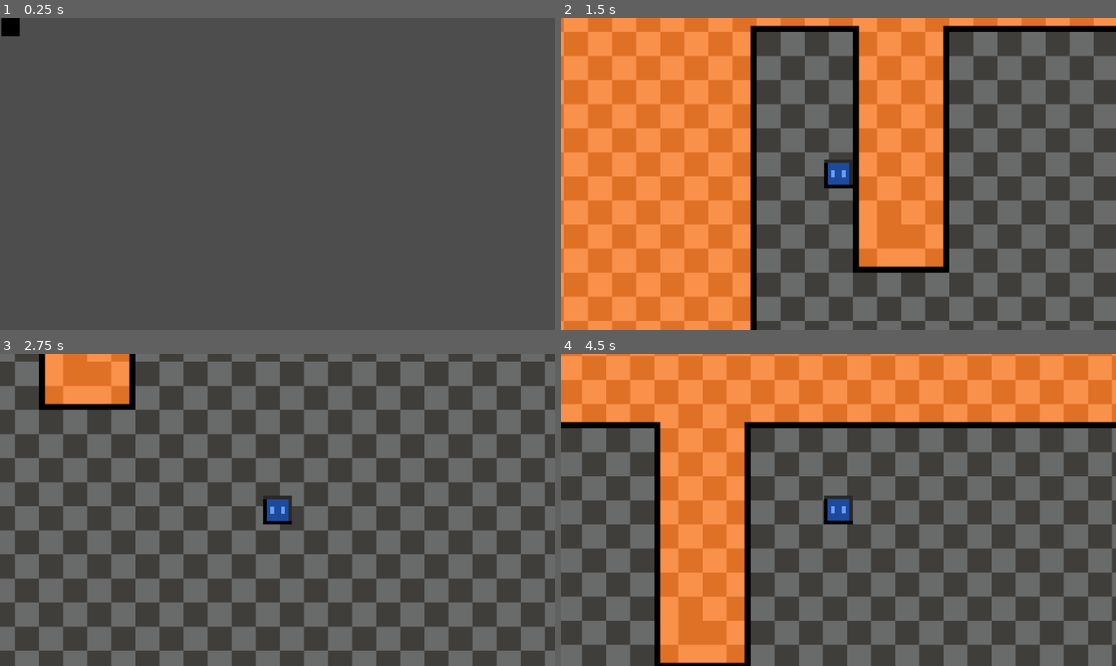
Above: before the commit, frames 1-4 (two rows, left to right).
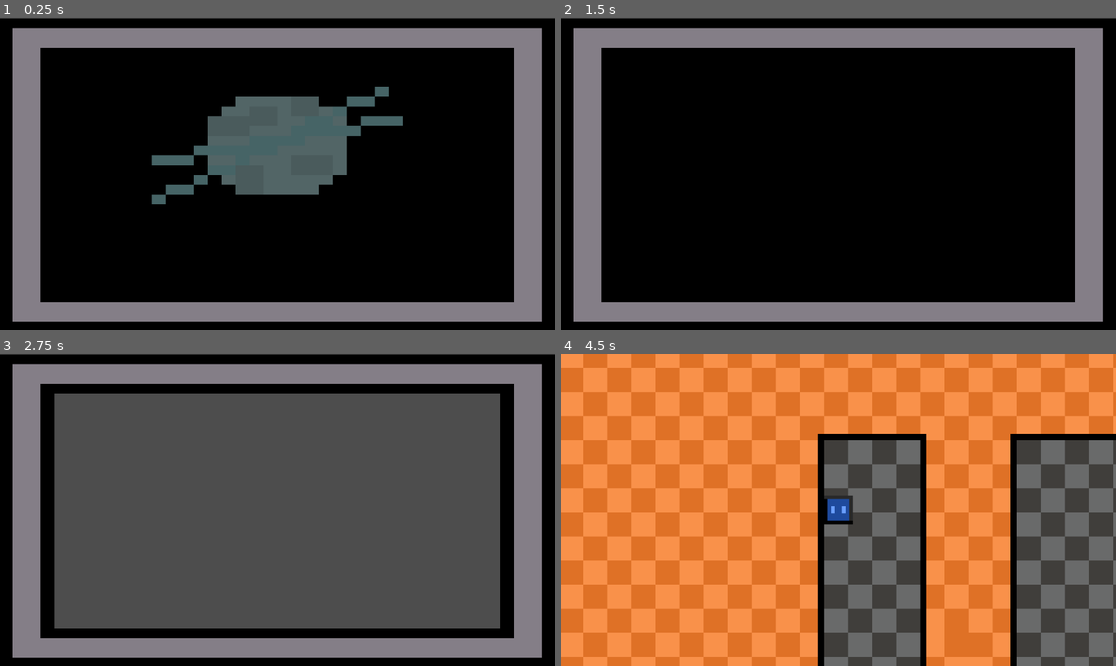
Above: after the commit, the same moments.

Repository: TheFarawayDev/Pixelgeist
Game: Godot game, scene res://Scenes/MainMenu.tscn
Same seed, same stepped clock (60 frames per second), same inputs: the game is played once before the commit and once after it. Before the commit the project starts from res://Scenes/startscreen.tscn. Video files are missing from this copy of the repository; at most half a second of black plays in their place.
Inputs (mouse positions are in pixels of both pictures, inside the frame that each line leads up to):
- Up to frame 1 (0.25 s): no input
- Up to frame 2 (1.5 s): tap Enter at 0.5 s; hold Right (right) 0.53-1.28 s; hold S (down) from 1.28 s (still down)
- Up to frame 3 (2.75 s): release S (down) at 2.03 s; hold Right (right) from 2.03 s (still down)
- Up to frame 4 (4.5 s): release Right (right) at 2.78 s; hold Up (up) 2.78-3.5 s; click (988, 428) at 3.5 s, where only the run after the commit has a clickable "Singleplayer"; tap Space at 4.25 s; hold Left (left) from 4.28 s (still down)

The runs differ from the first frame. In frame 1, 97% of the frame differs, in the area x 0-100%, y 0-100%; in frame 2, 97%; in frame 3, 68%; in frame 4, 69%.

Commit message:
Updated Menu System

Diff:
--- /dev/null
+++ b/pixelgeist/Scenes/MainMenu.tscn
@@ -0,0 +1,117 @@
+[gd_scene load_steps=8 format=3 uid="uid://bywje4k1odhra"]
+
+[ext_resource type="Script" uid="uid://16jtyj104vec" path="res://Scenes/startscreen.gd" id="1_0m81h"]
+[ext_resource type="Texture2D" uid="uid://b7ntks8fosdbl" path="res://Assets/TvMenus.png" id="2_8saeu"]
+[ext_resource type="VideoStream" uid="uid://d1pkxiyoyci31" path="res://Assets/Random/placeholdermenu.ogv" id="3_ghw46"]
+
+[sub_resource type="AtlasTexture" id="AtlasTexture_df05h"]
+atlas = ExtResource("2_8saeu")
+region = Rect2(0, 0, 40, 32)
+
+[sub_resource type="AtlasTexture" id="AtlasTexture_8um5k"]
+atlas = ExtResource("2_8saeu")
+region = Rect2(40, 0, 40, 32)
+
+[sub_resource type="AtlasTexture" id="AtlasTexture_xim88"]
+atlas = ExtResource("2_8saeu")
+region = Rect2(80, 0, 40, 32)
+
+[sub_resource type="SpriteFrames" id="SpriteFrames_koqhg"]
+animations = [{
+"frames": [{
+"duration": 1.0,
+"texture": SubResource("AtlasTexture_df05h")
+}, {
+"duration": 1.0,
+"texture": SubResource("AtlasTexture_8um5k")
+}, {
+"duration": 1.0,
+"texture": SubResource("AtlasTexture_xim88")
+}],
+"loop": false,
+"name": &"default",
+"speed": 1.0
+}]
+
+[node name="Control" type="Control"]
+layout_mode = 3
+anchors_preset = 15
+anchor_right = 1.0
+anchor_bottom = 1.0
+grow_horizontal = 2
+grow_vertical = 2
+script = ExtResource("1_0m81h")
+
+[node name="AnimatedSprite2D" type="AnimatedSprite2D" parent="."]
+position = Vector2(575.5, 326)
+scale = Vector2(28.925, 20.3125)
+sprite_frames = SubResource("SpriteFrames_koqhg")
+frame = 2
+frame_progress = 1.0
+
+[node name="VideoStreamPlayer" type="VideoStreamPlayer" parent="."]
+layout_mode = 1
+anchors_preset = -1
+anchor_right = 1.0
+anchor_bottom = 1.0
+offset_left = 115.0
+offset_top = 79.0
+offset_right = 506.33337
+offset_bottom = 244.33337
+scale = Vector2(0.6, 0.6)
+stream = ExtResource("3_ghw46")
+autoplay = true
+paused = true
+expand = true
+loop = true
+
+[node name="Singleplayer" type="Button" parent="."]
+layout_mode = 0
+offset_left = 763.0
+offset_top = 109.0
+offset_right = 1010.0
+offset_bottom = 200.0
+text = "Singleplayer"
+
+[node name="Multiplayer" type="Button" parent="."]
+layout_mode = 0
+offset_left = 763.0
+offset_top = 219.0
+offset_right = 1010.0
+offset_bottom = 310.0
+text = "Multiplayer"
+
+[node name="Options" type="Button" parent="."]
+layout_mode = 0
+offset_left = 763.0
+offset_top = 328.0
+offset_right = 1010.0
+offset_bottom = 419.0
+text = "Options"
+
+[node name="Exit" type="Button" parent="."]
+layout_mode = 0
+offset_left = 763.0
+offset_top = 437.0
+offset_right = 1010.0
+offset_bottom = 528.0
+text = "Exit"
+
+[node name="Warning" type="Label" parent="."]
+visible = false
+layout_mode = 1
+anchors_preset = -1
+anchor_right = 0.035
+anchor_bottom = 0.035
+offset_left = 347.0
+offset_top = 481.0
+offset_right = 694.68
+offset_bottom = 513.32
+theme_override_colors/font_color = Color(0.601305, 0.10635177, 0.145589, 1)
+theme_override_font_sizes/font_size = 21
+text = "Mulitplayer Not Avalable At This Time "
+
+[connection signal="finished" from="VideoStreamPlayer" to="." method="_on_video_stream_player_finished"]
+[connection signal="pressed" from="Singleplayer" to="." method="_on_singleplayer_pressed"]
+[connection signal="pressed" from="Multiplayer" to="." method="_on_multiplayer_pressed"]
+[connection signal="pressed" from="Exit" to="." method="_on_exit_pressed"]
--- a/pixelgeist/Scenes/startscreen.gd
+++ b/pixelgeist/Scenes/startscreen.gd
@@ -1,12 +1,35 @@
 extends Control
+
+@onready var mainmenuanimation = $AnimatedSprite2D
+var timesplayed = 0
 
 
 # Called when the node enters the scene tree for the first time.
 func _ready() -> void:
-	pass # Replace with function body.
+	if timesplayed <1:
+		mainmenuanimation.play("default")
+		$Singleplayer.visible = false
+		$Multiplayer.visible = false
+		$Options.visible = false
+		$Exit.visible = false
+	await mainmenuanimation.animation_finished
+	$VideoStreamPlayer.paused = false
+	timesplayed =1
+	$Singleplayer.visible = true
+	$Multiplayer.visible = true
+	$Options.visible = true
+	$Exit.visible = true
+
+
+func _on_singleplayer_pressed() -> void:
+	get_tree().change_scene_to_file("res://Scenes/test-map.tscn")
+
+func _on_multiplayer_pressed() -> void:
+	$Warning.visible = true
+	await get_tree().create_timer(.5).timeout
+	$Warning.visible = false
 
 
 
-
-func _on_video_stream_player_finished() -> void:
-	get_tree().change_scene_to_file("res://Scenes/test-map.tscn")
+func _on_exit_pressed() -> void:
+	get_tree().quit()
--- a/pixelgeist/Scenes/startscreen.tscn
+++ /dev/null
@@ -1,27 +0,0 @@
-[gd_scene load_steps=3 format=3 uid="uid://bywje4k1odhra"]
-
-[ext_resource type="Script" uid="uid://16jtyj104vec" path="res://Scenes/startscreen.gd" id="1_0m81h"]
-[ext_resource type="VideoStream" uid="uid://cccxqvdmgvgvf" path="res://Assets/pixelgeist startup.ogv" id="2_c51vb"]
-
-[node name="Control" type="Control"]
-layout_mode = 3
-anchors_preset = 15
-anchor_right = 1.0
-anchor_bottom = 1.0
-grow_horizontal = 2
-grow_vertical = 2
-script = ExtResource("1_0m81h")
-
-[node name="VideoStreamPlayer" type="VideoStreamPlayer" parent="."]
-layout_mode = 1
-anchors_preset = -1
-anchor_right = 1.0
-anchor_bottom = 1.0
-offset_left = 2.9999924
-offset_right = 771.0
-offset_bottom = 432.0
-scale = Vector2(0.6, 0.6)
-stream = ExtResource("2_c51vb")
-autoplay = true
-
-[connection signal="finished" from="VideoStreamPlayer" to="." method="_on_video_stream_player_finished"]
--- a/pixelgeist/project.godot
+++ b/pixelgeist/project.godot
@@ -82,5 +82,6 @@
 
 [rendering]
 
+textures/canvas_textures/default_texture_filter=0
 renderer/rendering_method="gl_compatibility"
 renderer/rendering_method.mobile="gl_compatibility"
Not shown, added: pixelgeist/Assets/Random/placeholdermenu.ogv.uid
Binary file added: pixelgeist/Assets/TvMenus.png
Not shown, added: pixelgeist/Assets/TvMenus.png.import
Not shown, added: pixelgeist/Assets/placeholdermenu.ogv.uid
Not shown, added: pixelgeist/Assets/Random/placeholdermenu.ogv
Not shown, added: pixelgeist/Assets/placeholdermenu.mp4
Not shown, added: pixelgeist/Assets/placeholdermenu.ogv
